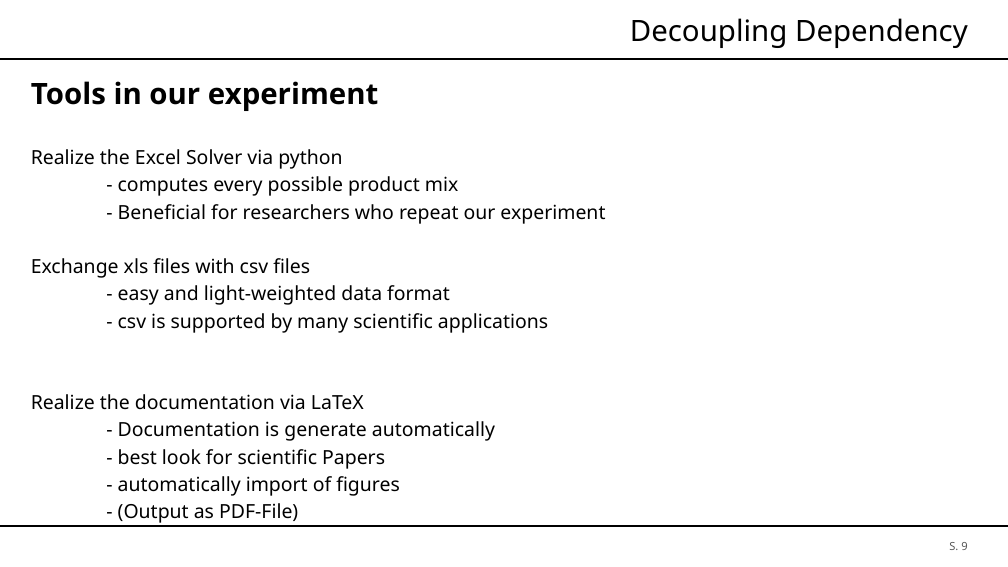
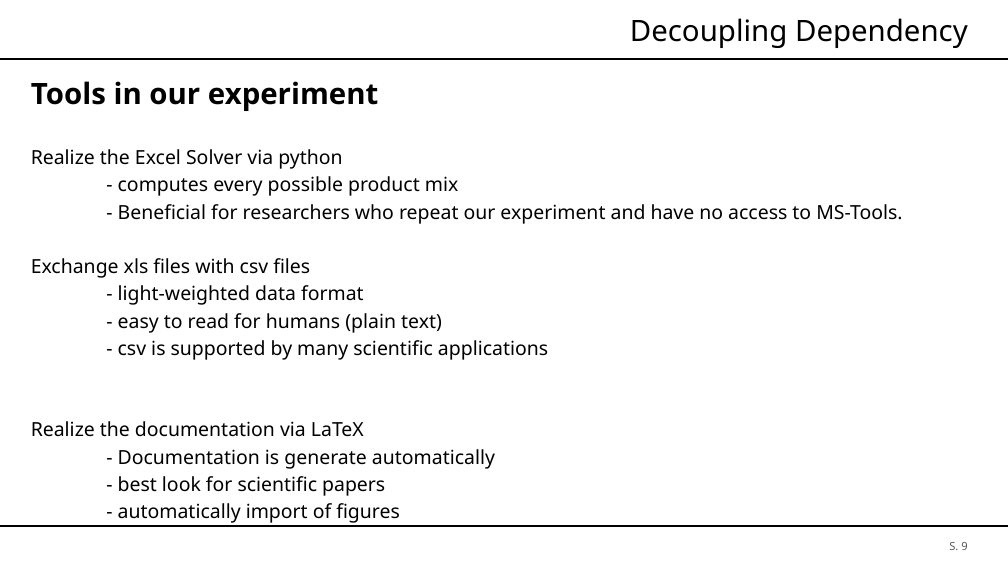
Before and after one commit to brt30696/REPRO_Rraesentation, a slide deck: slide 9 of Präsentation.pptx. Drawn at 1008x567 pixels with LibreOffice and Linux fonts; fonts in the diff are those of the drawing; background and template pictures are left out. Boxes give left, top, right and bottom in pixels: in the first picture for what was removed or moved away, otherwise in the second. Text is boxed around its words. In the diff, an @@ line names an element or a change of style, - is before the commit and + after.

Commit message:
update

```diff
--- a/Präsentation.pptx
+++ b/Präsentation.pptx
@@ text at (31, 149, 902, 496): paragraph removed @@
-- (Output as PDF-File)
@@ text at (118, 204, 902, 224): text changed @@
-- Beneficial for researchers who repeat our experiment
+- Beneficial for researchers who repeat our experiment and have no access to MS-Tools.
@@ text at (118, 285, 442, 333): text changed @@
-- easy and light-weighted data format
+- light-weighted data format
+- easy to read for humans (plain text)
@@ text at (118, 476, 385, 496): text changed @@
-- best look for scientific Papers
+- best look for scientific papers
```
Also in this commit, not shown: 3 other slides changed.
